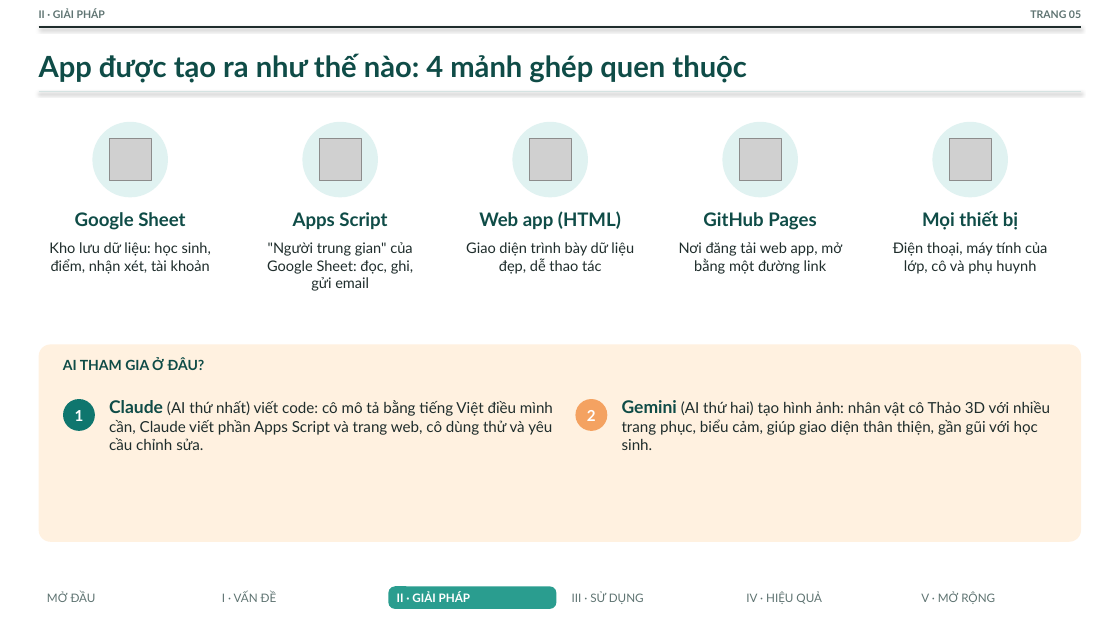
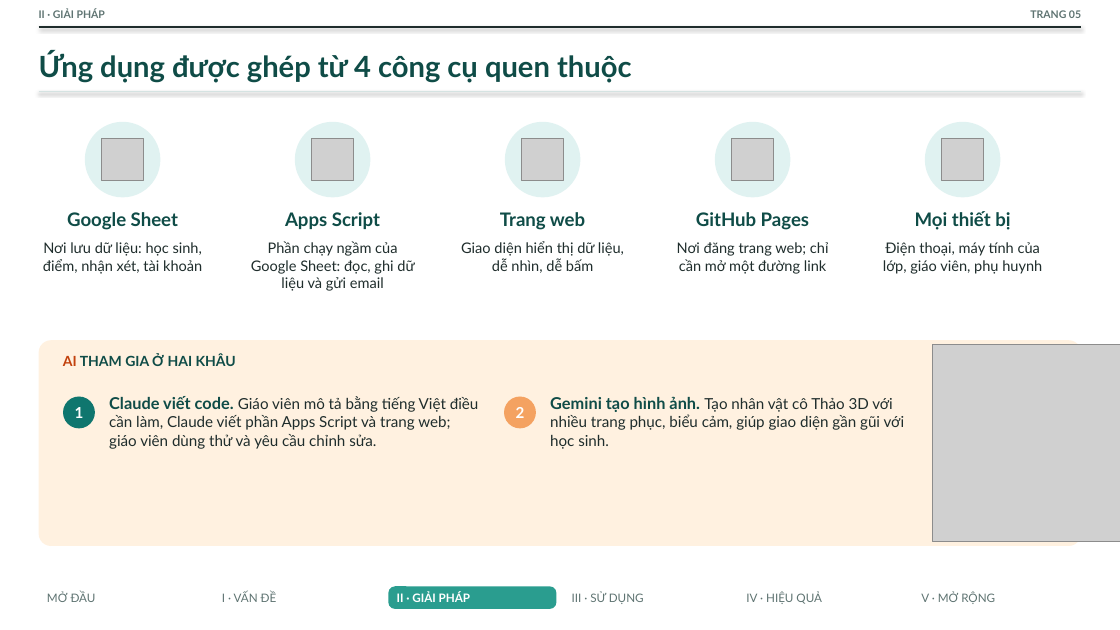
Before and after one commit to THPTYenHoa/Theo-doi-hanh-kiem-11D3-nam-hoc-2026-2027, a slide deck: slide 5 of docs/20261009_BaiDuThi_So_hanh_kiem_11D3.pptx. Drawn at 1120x630 pixels with LibreOffice and Linux fonts; fonts in the diff are those of the drawing; grey boxes stand for pictures. Boxes give left, top, right and bottom in pixels: in the first picture for what was removed or moved away, otherwise in the second. Text is boxed around its words. In the diff, an @@ line names an element or a change of style, - is before the commit and + after.

```diff
--- a/docs/20261009_BaiDuThi_So_hanh_kiem_11D3.pptx
+++ b/docs/20261009_BaiDuThi_So_hanh_kiem_11D3.pptx
@@ text at (x1=39, y1=51, x2=631, y2=82): text changed @@
-App được tạo ra như thế nào: 4 mảnh ghép quen thuộc
+Ứng dụng được ghép từ 4 công cụ quen thuộc
@@ 5 pictures, 4 texts, 2 ellipses moved together from (x1=75, y1=122, x2=1018, y2=230) to (x1=67, y1=122, x2=1010, y2=230) @@
@@ 3 ellipses moved together from (x1=513, y1=122, x2=1008, y2=197) to (x1=505, y1=122, x2=1001, y2=197) @@
@@ text at (x1=500, y1=212, x2=585, y2=230): text changed @@
-Web app (HTML)
+Trang web
@@ text at (x1=43, y1=242, x2=202, y2=274): text changed @@
-Kho lưu dữ liệu: học sinh, điểm, nhận xét, tài khoản
+Nơi lưu dữ liệu: học sinh, điểm, nhận xét, tài khoản
@@ text at (x1=251, y1=241, x2=414, y2=291): text changed @@
-"Người trung gian" của Google Sheet: đọc, ghi, gửi email
+Phần chạy ngầm của Google Sheet: đọc, ghi dữ liệu và gửi email
@@ text at (x1=461, y1=241, x2=624, y2=273): text changed @@
-Giao diện trình bày dữ liệu đẹp, dễ thao tác
+Giao diện hiển thị dữ liệu, dễ nhìn, dễ bấm
@@ text at (x1=677, y1=242, x2=829, y2=274): text changed @@
-Nơi đăng tải web app, mở bằng một đường link
+Nơi đăng trang web; chỉ cần mở một đường link
@@ text at (x1=883, y1=242, x2=1042, y2=274): text changed @@
-Điện thoại, máy tính của lớp, cô và phụ huynh
+Điện thoại, máy tính của lớp, giáo viên, phụ huynh
@@ rounded rectangle resized from (x1=39, y1=344, x2=1081, y2=542) to (x1=39, y1=340, x2=1081, y2=546) @@
@@ text at (x1=63, y1=354, x2=236, y2=366): text changed @@
-AI THAM GIA Ở ĐÂU?
+AI THAM GIA Ở HAI KHÂU
@@ picture added at (x1=933, y1=344, x2=1120, y2=542) @@
@@ text at (x1=109, y1=396, x2=479, y2=449): text changed @@
-Claude (AI thứ nhất) viết code: cô mô tả bằng tiếng Việt điều mình cần, Claude viết phần Apps Script và trang web, cô dùng thử và yêu cầu chỉnh sửa.
+Claude viết code. Giáo viên mô tả bằng tiếng Việt điều cần làm, Claude viết phần Apps Script và trang web; giáo viên dùng thử và yêu cầu chỉnh sửa.
@@ text "2" moved from (x1=587, y1=410, x2=596, y2=421) to (x1=516, y1=407, x2=525, y2=418) @@
@@ ellipse moved from (x1=576, y1=399, x2=607, y2=431) to (x1=504, y1=397, x2=536, y2=429) @@
@@ text at (x1=550, y1=396, x2=905, y2=449): text changed @@
-Gemini (AI thứ hai) tạo hình ảnh: nhân vật cô Thảo 3D với nhiều trang phục, biểu cảm, giúp giao diện thân thiện, gần gũi với học sinh.
+Gemini tạo hình ảnh. Tạo nhân vật cô Thảo 3D với nhiều trang phục, biểu cảm, giúp giao diện gần gũi với học sinh.
```
Also in this commit, not shown: 18 other slides changed, 1 slide added, 1 slide removed.
